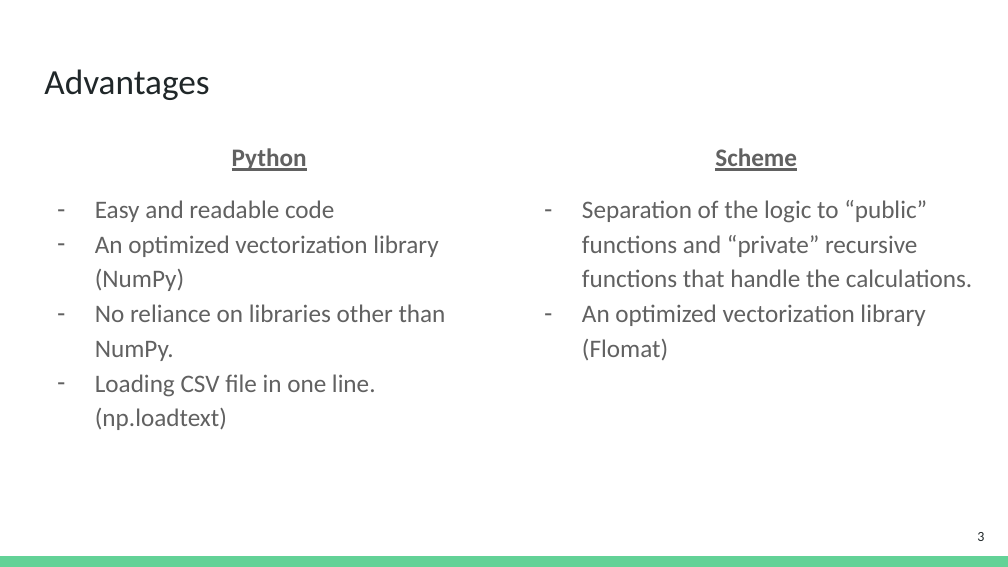
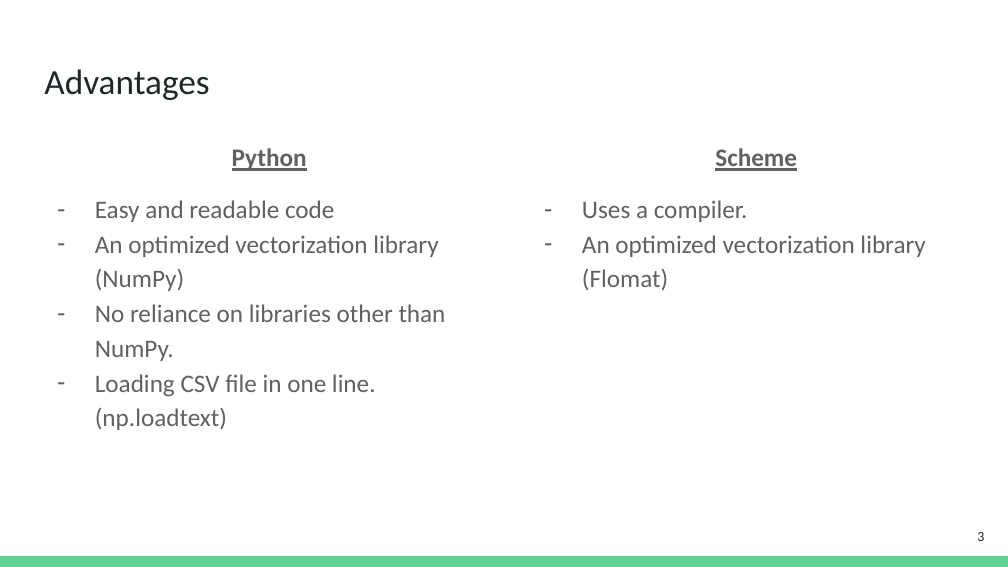
Before and after one commit to ShlomiFridman/PL2025_Project, a slide deck: slide 3 of Project_5/Matrix Exponent.pptx. Drawn at 1008x567 pixels with LibreOffice and Linux fonts; fonts in the diff are those of the drawing. Boxes give left, top, right and bottom in pixels: in the first picture for what was removed or moved away, otherwise in the second. Text is boxed around its words. In the diff, an @@ line names an element or a change of style, - is before the commit and + after.

```diff
--- a/Project_5/Matrix Exponent.pptx
+++ b/Project_5/Matrix Exponent.pptx
@@ text at bbox=[582, 200, 748, 222]: text changed @@
-– Separation of the logic to “public” functions and “private” recursive functions that handle the calculations.
+– Uses a compiler.
```
Also in this commit, not shown: 1 other slide changed.
